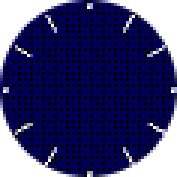
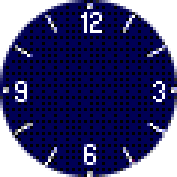
Layer changes from the first 177 × 177 image to the second:
added layer "Layer #1" above "Original" over bbox(15, 12, 165, 165)
